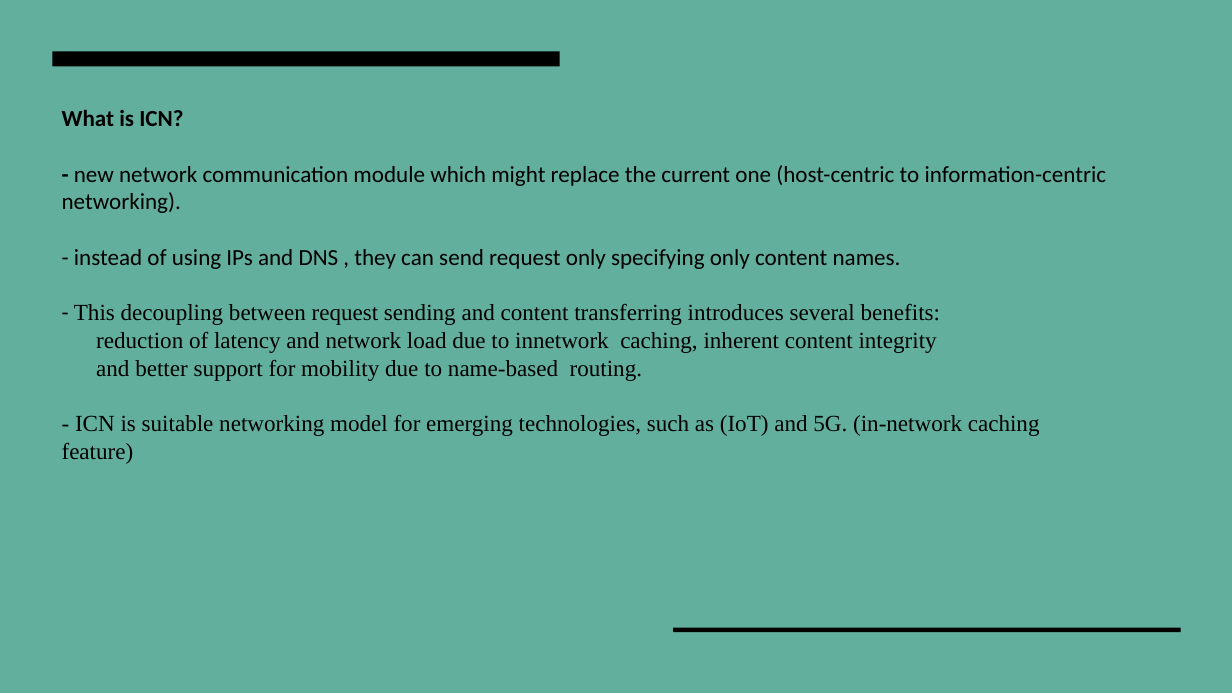
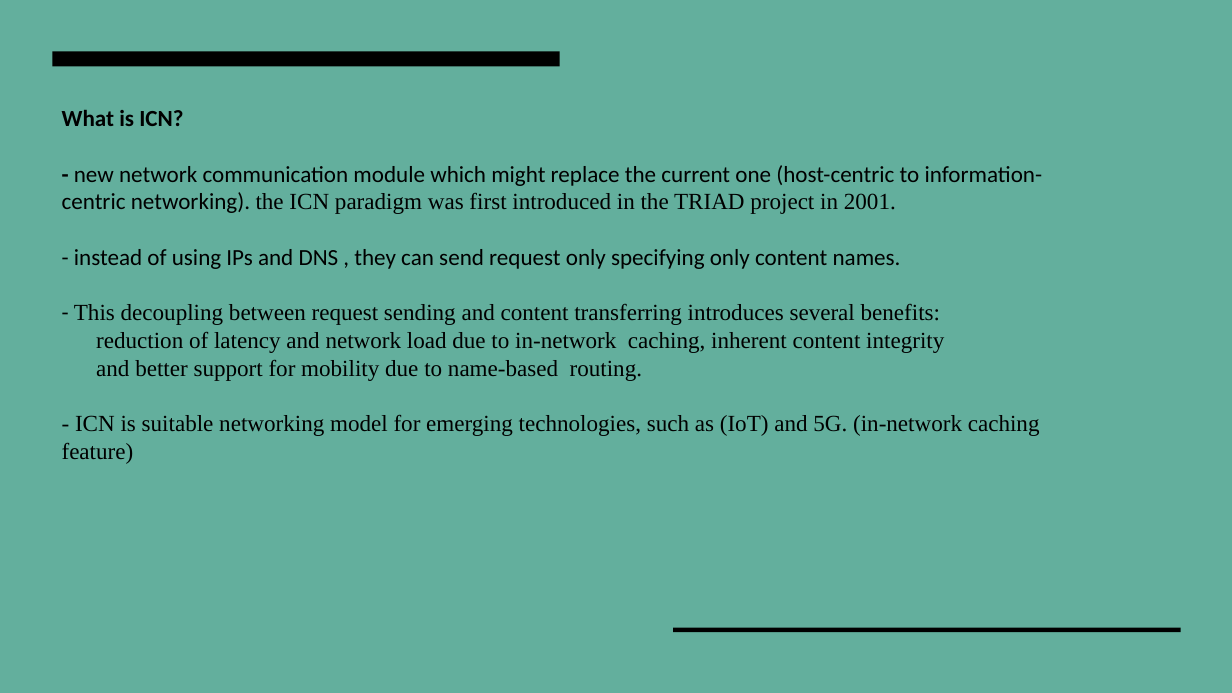
Before and after one commit to NazeerPD/CNS, a slide deck: slide 3 of ICN-IP Coexistence Solutions.pptx. Drawn at 1232x693 pixels with LibreOffice and Linux fonts; fonts in the diff are those of the drawing. Boxes give left, top, right and bottom in pixels: in the first picture for what was removed or moved away, otherwise in the second. Text is boxed around its words. In the diff, an @@ line names an element or a change of style, - is before the commit and + after.

```diff
--- a/ICN-IP Coexistence Solutions.pptx
+++ b/ICN-IP Coexistence Solutions.pptx
@@ title at [62,110,1043,464]: text changed @@
-What is ICN?
-- new network communication module which might replace the current one (host-centric to information-centric networking).
-- instead of using IPs and DNS , they can send request only specifying only content names.
-- This decoupling between request sending and content transferring introduces several benefits:
-reduction of latency and network load due to innetwork caching, inherent content integrity
-and better support for mobility due to name-based routing.
-- ICN is suitable networking model for emerging technologies, such as (IoT) and 5G. (in-network caching feature)
+What is ICN?
+- new network communication module which might replace the current one (host-centric to information-centric networking). the ICN paradigm was first introduced in the TRIAD project in 2001.
+- instead of using IPs and DNS , they can send request only specifying only content names.
+- This decoupling between request sending and content transferring introduces several benefits:
+reduction of latency and network load due to in-network caching, inherent content integrity
+and better support for mobility due to name-based routing.
+- ICN is suitable networking model for emerging technologies, such as (IoT) and 5G. (in-network caching feature)
```
Also in this commit, not shown: 2 other slides changed, 3 slides added.
